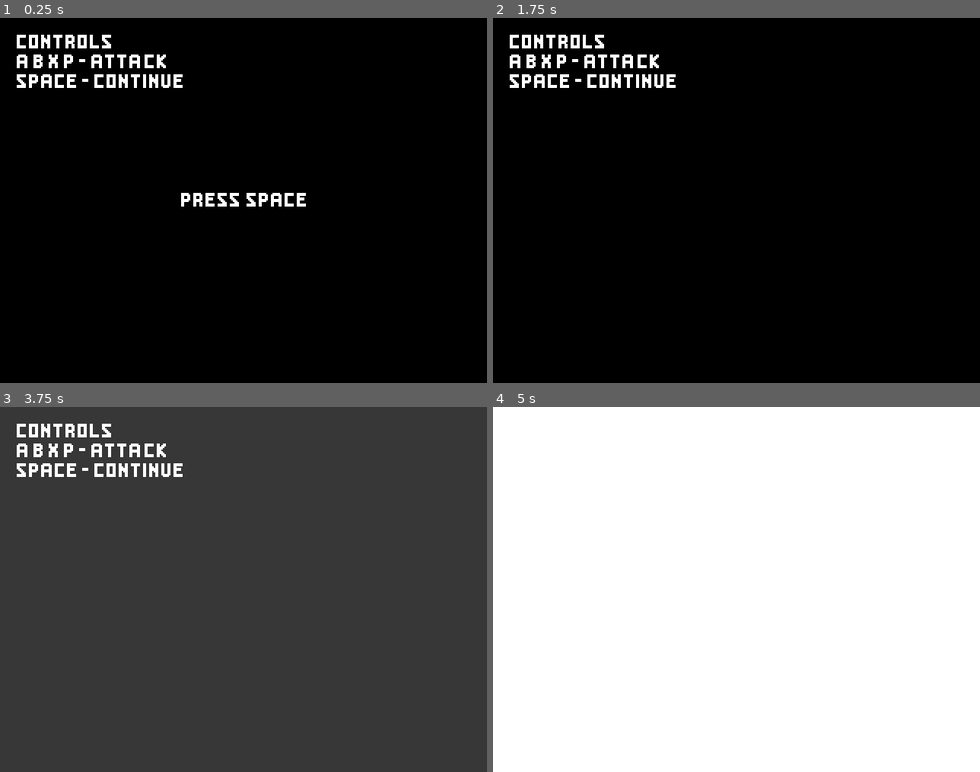
Above: before the commit, frames 1-4 (two rows, left to right).
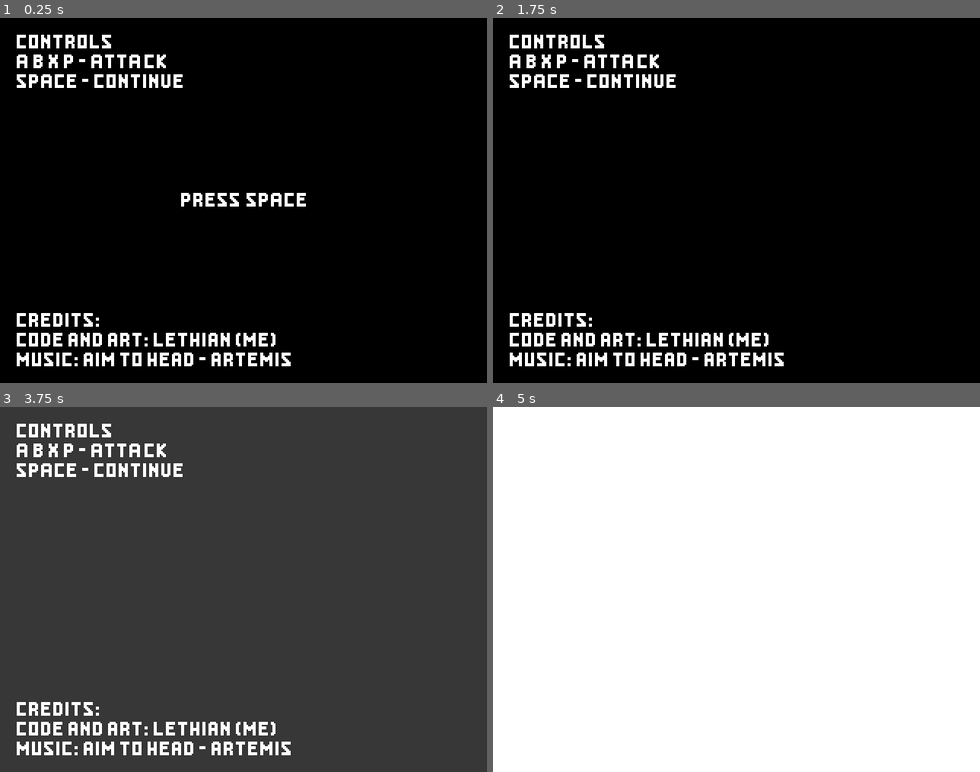
Above: after the commit, the same moments.

Repository: lethiandev/neutron-star
Game: Godot game, scene res://stages/menu/menu.tscn
Same seed, same stepped clock (60 frames per second), same inputs: the game is played once before the commit and once after it.
Inputs:
- Up to frame 1 (0.25 s): no input
- Up to frame 2 (1.75 s): tap A (action_a) at 0.6 s; tap B (action_b) at 1.35 s
- Up to frame 3 (3.75 s): tap Enter at 2 s; tap P (action_p) at 2.1 s; tap X (action_x) at 2.85 s; tap Space (start) at 3.5, 3.6 s
- Up to frame 4 (5 s): tap A (action_a) at 4.35 s

The runs differ from the first frame. In frame 1, 2.3% of the frame differs, in the area x 3-60%, y 80-96%; in frame 2, 2.3%; in frame 3, 2.3%; in frame 4, nothing differs.

Commit message:
Add credits info

Diff:
--- a/src/stages/menu/menu.tscn
+++ b/src/stages/menu/menu.tscn
@@ -1,10 +1,11 @@
-[gd_scene load_steps=6 format=2]
+[gd_scene load_steps=7 format=2]
 
 [ext_resource path="res://stages/menu/menu.gd" type="Script" id=1]
 [ext_resource path="res://stages/menu/press_space.png" type="Texture" id=2]
 [ext_resource path="res://stages/menu/controls_hint.png" type="Texture" id=3]
+[ext_resource path="res://stages/menu/credits.png" type="Texture" id=4]
 
-[sub_resource type="Animation" id=2]
+[sub_resource type="Animation" id=1]
 resource_name = "blink"
 loop = true
 tracks/0/type = "value"
@@ -20,8 +21,7 @@
 "values": [ true, false ]
 }
 
-[sub_resource type="Animation" id=1]
-resource_name = "fade_out"
+[sub_resource type="Animation" id=2]
 length = 2.0
 tracks/0/type = "value"
 tracks/0/path = NodePath(".:color")
@@ -71,6 +71,18 @@
 margin_right = 40.0
 margin_bottom = 40.0
 texture = ExtResource( 3 )
+stretch_mode = 4
+__meta__ = {
+"_edit_use_anchors_": false
+}
+
+[node name="Credits" type="TextureRect" parent="."]
+anchor_top = 1.0
+anchor_bottom = 1.0
+margin_left = 10.0
+margin_top = -58.0
+margin_right = 40.0
+texture = ExtResource( 4 )
 stretch_mode = 4
 __meta__ = {
 "_edit_use_anchors_": false
@@ -85,4 +97,4 @@
 }
 
 [node name="AnimationPlayer" type="AnimationPlayer" parent="Courtain"]
-anims/fade_out = SubResource( 1 )
+anims/fade_out = SubResource( 2 )
Binary file added: src/stages/menu/credits.png
Not shown, added: src/stages/menu/credits.png.import
Not shown: 1 places in src/stages/menu/menu.tscn that only renumber resources
